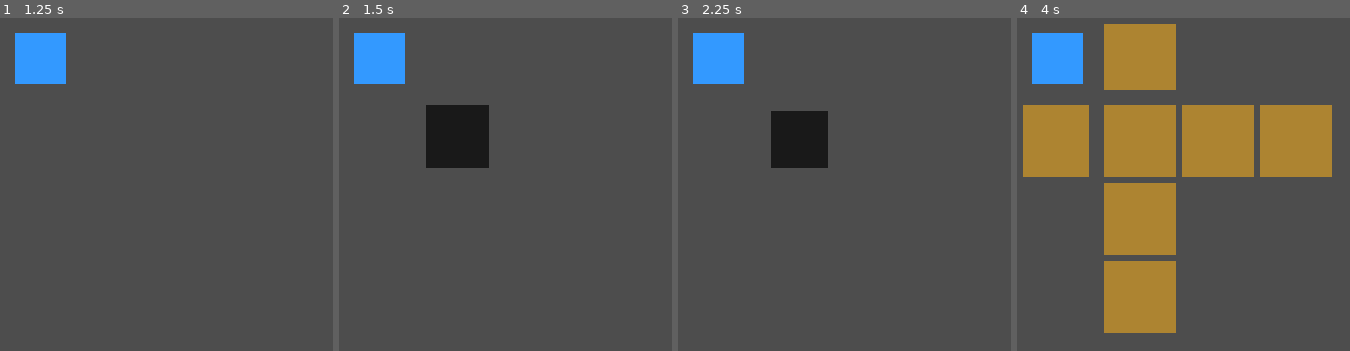
Above: before the commit, frames 1-4 (left to right).
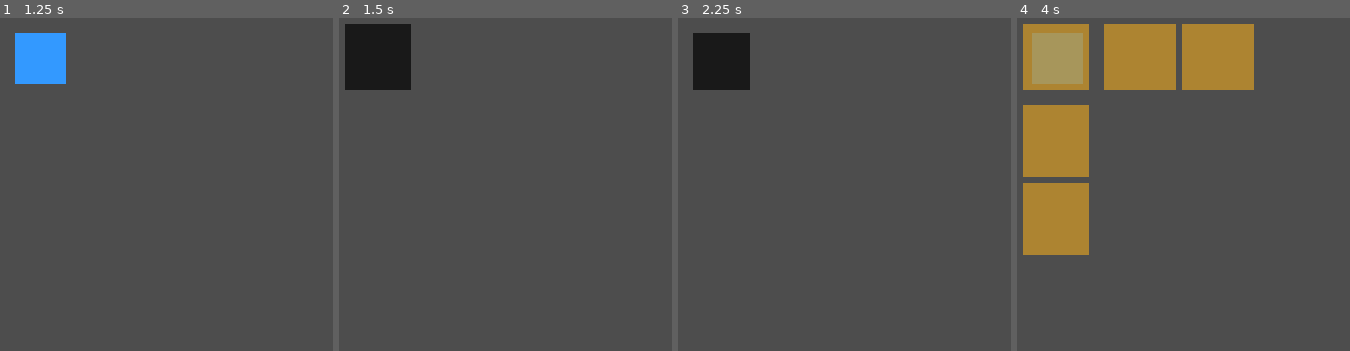
Above: after the commit, the same moments.

Repository: DaVideX12324/BitBomber
Game: Godot game, scene res://scenes/players/player.tscn
Same seed, same stepped clock (60 frames per second), same inputs: the game is played once before the commit and once after it. This scene is started directly instead of the project's main scene.
Inputs:
- Up to frame 1 (1.25 s): tap Enter at 0.5 s
- Up to frame 2 (1.5 s): tap Space at 1.25 s
- Up to frame 3 (2.25 s): tap Enter at 2 s
- Up to frame 4 (4 s): tap Space at 2.75 s; tap Enter at 3.5 s

Frame 1 is identical in both runs. In frame 2, 7.5% of the frame differs, in the area x 1-46%, y 1-46%; in frame 3, 5.9%; in frame 4, 36%, in the area x 1-95%, y 1-95%.

Commit message:
fix: _closest_grid_pos odejmuje offset przed zaokrągleniem

Diff:
--- a/scripts/player.gd
+++ b/scripts/player.gd
@@ -137,11 +137,14 @@
 	return false
 
 
-## Tile na którym gracz jest większością ciała (na podstawie aktualnej pozycji piksela).
+## Tile na którym gracz jest większością ciała.
+## Gracz stoi na środku tila (pixel = grid * 64 + 32),
+## więc odejmujemy offset 32 przed dzieleniem.
 func _closest_grid_pos() -> Vector2i:
+	var half : int = GRID_SIZE / 2
 	return Vector2i(
-		int(roundi(global_position.x / GRID_SIZE)),
-		int(roundi(global_position.y / GRID_SIZE)))
+		int(roundi((global_position.x - half) / GRID_SIZE)),
+		int(roundi((global_position.y - half) / GRID_SIZE)))
 
 
 # ---------------------------------------------------------------------------
@@ -224,11 +227,8 @@
 	if _active_bombs >= max_bombs:
 		return
 
-	# Użyj tile na którym gracz faktycznie stoi (zaokrąglenie po pixelu),
-	# nie _grid_pos który może wskazywać cel animacji.
 	var bomb_cell : Vector2i = _closest_grid_pos()
 
-	# Nie stawiaj jeśli na tej kratce już jest bomba
 	if is_bomb_blocking(bomb_cell):
 		return
 
